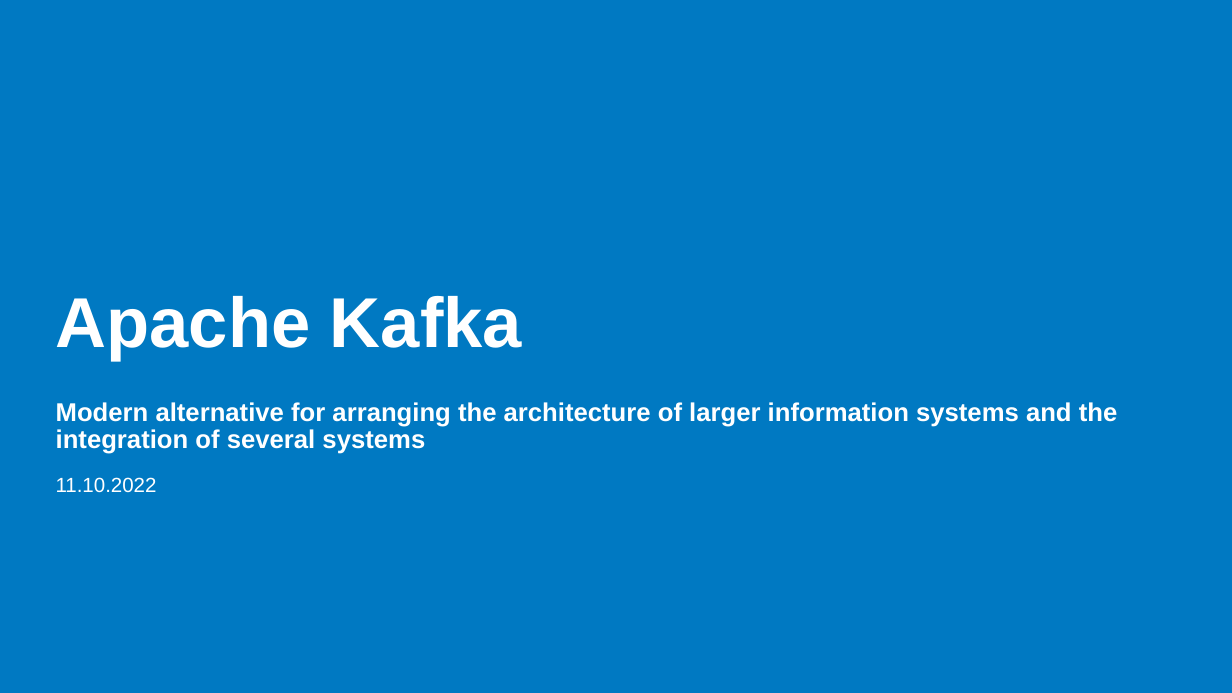
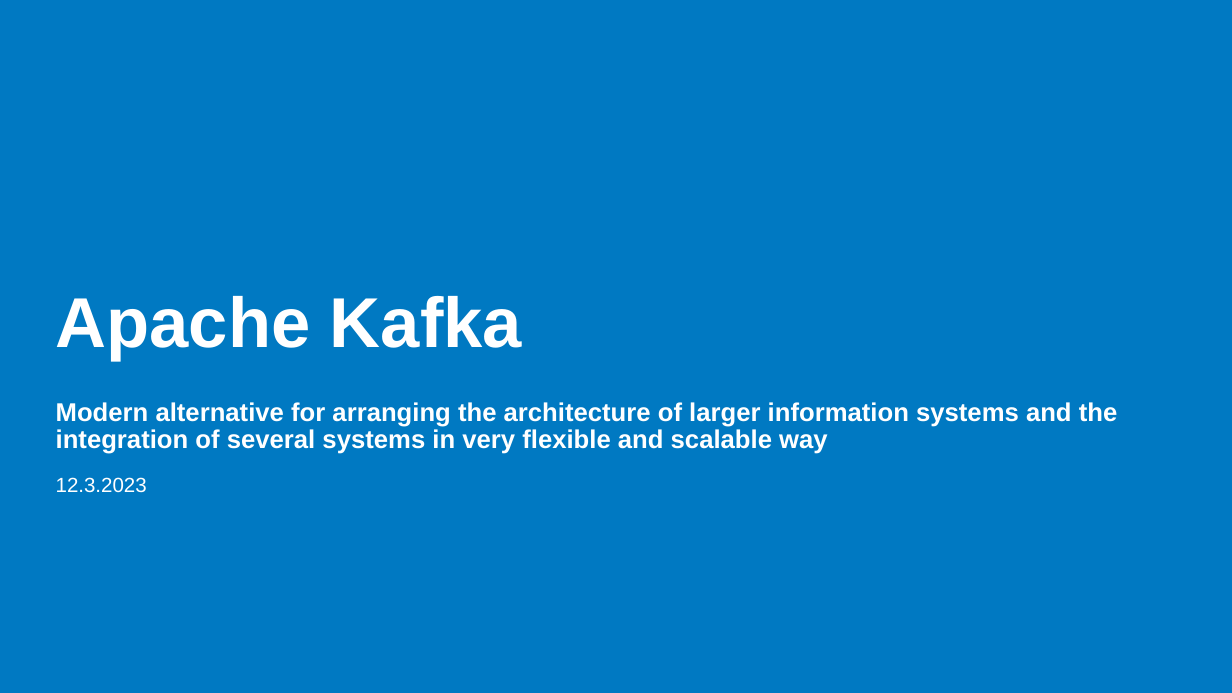
Before and after one commit to haagahelia/ohke-teknologiat, a slide deck: slide 1 of 06_ohjelmistoarkkitehtuurit_ja_patternit/ApacheKafka_DistributedEventStreamOrBroker.pptx. Drawn at 1232x693 pixels with LibreOffice and Linux fonts; fonts in the diff are those of the drawing; background and template pictures are left out. Boxes give left, top, right and bottom in pixels: in the first picture for what was removed or moved away, otherwise in the second. Text is boxed around its words. In the diff, an @@ line names an element or a change of style, - is before the commit and + after.

Commit message:
Kafka task changed and polished for Spring 23

```diff
--- a/06_ohjelmistoarkkitehtuurit_ja_patternit/ApacheKafka_DistributedEventStreamOrBroker.pptx
+++ b/06_ohjelmistoarkkitehtuurit_ja_patternit/ApacheKafka_DistributedEventStreamOrBroker.pptx
@@ text at [56, 402, 1118, 454]: text changed @@
-Modern alternative for arranging the architecture of larger information systems and the integration of several systems
+Modern alternative for arranging the architecture of larger information systems and the integration of several systems in very flexible and scalable way
@@ text at [56, 477, 147, 493]: text changed @@
-11.10.2022
+12.3.2023
```
Also in this commit, not shown: 9 other slides changed, 25 other files.
